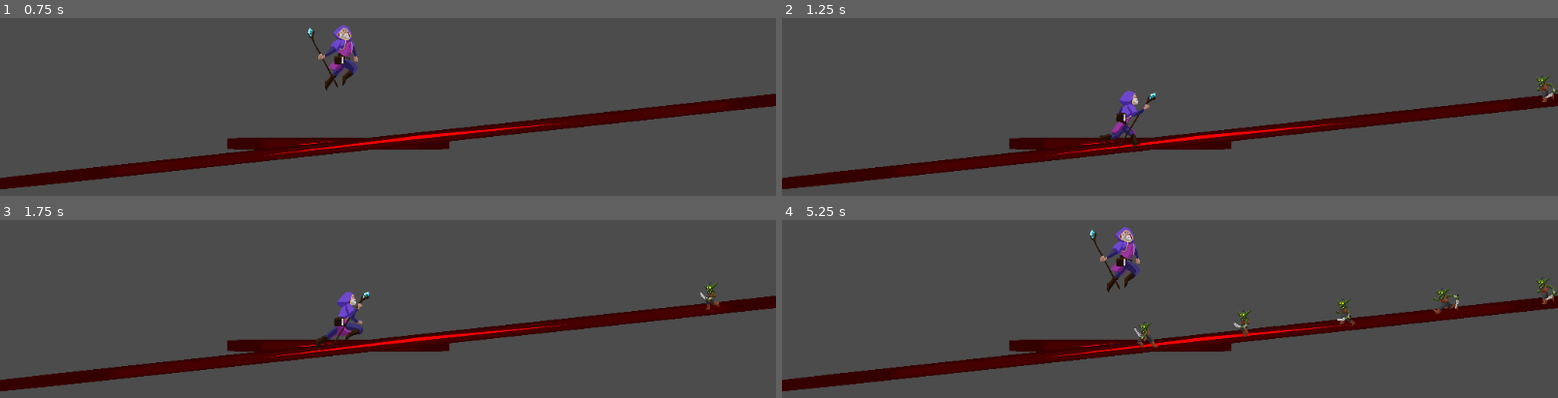
Above: before the commit, frames 1-4 (two rows, left to right).
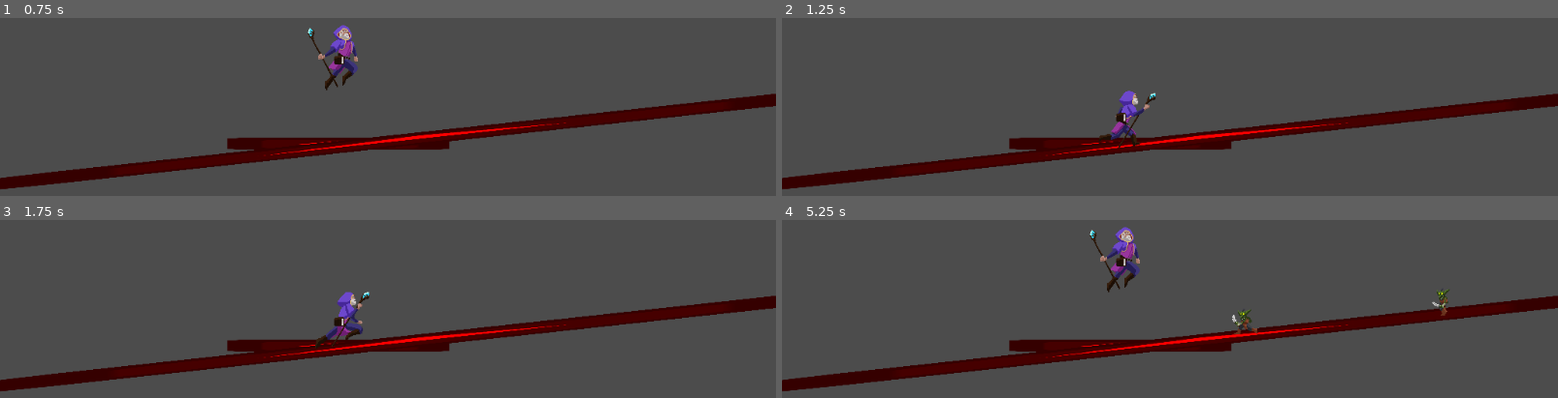
Above: after the commit, the same moments.

Repository: Tuiuiu/gamejaajproject
Game: Godot game, scene res://Scenes/World/World.tscn
The game is run twice, just before and just after one commit, with the same random seed, the same clock (stepped at 60 frames per second) and the same inputs. The engine's default icon, where the game draws it, is replaced by a stand-in: a white triangle on a blue panel in a dark square.
Inputs:
- Up to frame 1 (0.75 s): hold Up (ui_up) from 0.53 s (still down)
- Up to frame 2 (1.25 s): keep holding Up (ui_up)
- Up to frame 3 (1.75 s): keep holding Up (ui_up)
- Up to frame 4 (5.25 s): release Up (ui_up) at 2.03 s; hold Up (ui_up) 2.78-4.28 s; tap Up (ui_up) at 4.52 s; hold Up (ui_up) from 5.03 s (still down)

Frame 1 is identical in both runs. In frame 2, 0.2% of the frame differs, in the area x 97-100%, y 32-48%; in frame 3, 0.1%; in frame 4, 0.9%, in the area x 45-100%, y 32-72%.

Commit message:
Adds new blinking effect when player is damaged and fix time when goblin does damage

Diff:
--- a/GameJaajProject/Scenes/Enemies/Enemy.tscn
+++ b/GameJaajProject/Scenes/Enemies/Enemy.tscn
@@ -27,116 +27,116 @@
 region = Rect2( 450, 0, 150, 150 )
 
 [sub_resource type="AtlasTexture" id=6]
+atlas = ExtResource( 4 )
+region = Rect2( 0, 0, 150, 150 )
+
+[sub_resource type="AtlasTexture" id=7]
+atlas = ExtResource( 4 )
+region = Rect2( 150, 0, 150, 150 )
+
+[sub_resource type="AtlasTexture" id=8]
+atlas = ExtResource( 4 )
+region = Rect2( 300, 0, 150, 150 )
+
+[sub_resource type="AtlasTexture" id=9]
+atlas = ExtResource( 4 )
+region = Rect2( 450, 0, 150, 150 )
+
+[sub_resource type="AtlasTexture" id=10]
+atlas = ExtResource( 3 )
+region = Rect2( 300, 0, 150, 150 )
+
+[sub_resource type="AtlasTexture" id=11]
+atlas = ExtResource( 3 )
+region = Rect2( 450, 0, 150, 150 )
+
+[sub_resource type="AtlasTexture" id=12]
+atlas = ExtResource( 3 )
+region = Rect2( 600, 0, 150, 150 )
+
+[sub_resource type="AtlasTexture" id=13]
+atlas = ExtResource( 3 )
+region = Rect2( 750, 0, 150, 150 )
+
+[sub_resource type="AtlasTexture" id=14]
+atlas = ExtResource( 3 )
+region = Rect2( 900, 0, 150, 150 )
+
+[sub_resource type="AtlasTexture" id=15]
+atlas = ExtResource( 3 )
+region = Rect2( 1050, 0, 150, 150 )
+
+[sub_resource type="AtlasTexture" id=16]
 atlas = ExtResource( 6 )
 region = Rect2( 0, 0, 150, 150 )
 
-[sub_resource type="AtlasTexture" id=7]
+[sub_resource type="AtlasTexture" id=17]
 atlas = ExtResource( 6 )
 region = Rect2( 150, 0, 150, 150 )
 
-[sub_resource type="AtlasTexture" id=8]
+[sub_resource type="AtlasTexture" id=18]
 atlas = ExtResource( 6 )
 region = Rect2( 300, 0, 150, 150 )
 
-[sub_resource type="AtlasTexture" id=9]
+[sub_resource type="AtlasTexture" id=19]
 atlas = ExtResource( 6 )
 region = Rect2( 450, 0, 150, 150 )
 
-[sub_resource type="AtlasTexture" id=10]
+[sub_resource type="AtlasTexture" id=20]
 atlas = ExtResource( 6 )
 region = Rect2( 600, 0, 150, 150 )
 
-[sub_resource type="AtlasTexture" id=11]
+[sub_resource type="AtlasTexture" id=21]
 atlas = ExtResource( 6 )
 region = Rect2( 750, 0, 150, 150 )
 
-[sub_resource type="AtlasTexture" id=12]
+[sub_resource type="AtlasTexture" id=22]
 atlas = ExtResource( 6 )
 region = Rect2( 900, 0, 150, 150 )
 
-[sub_resource type="AtlasTexture" id=13]
+[sub_resource type="AtlasTexture" id=23]
 atlas = ExtResource( 6 )
 region = Rect2( 1050, 0, 150, 150 )
 
-[sub_resource type="AtlasTexture" id=16]
-atlas = ExtResource( 3 )
-region = Rect2( 300, 0, 150, 150 )
-
-[sub_resource type="AtlasTexture" id=17]
-atlas = ExtResource( 3 )
-region = Rect2( 450, 0, 150, 150 )
-
-[sub_resource type="AtlasTexture" id=18]
-atlas = ExtResource( 3 )
-region = Rect2( 600, 0, 150, 150 )
-
-[sub_resource type="AtlasTexture" id=19]
-atlas = ExtResource( 3 )
-region = Rect2( 750, 0, 150, 150 )
-
-[sub_resource type="AtlasTexture" id=20]
-atlas = ExtResource( 3 )
-region = Rect2( 900, 0, 150, 150 )
-
-[sub_resource type="AtlasTexture" id=21]
-atlas = ExtResource( 3 )
-region = Rect2( 1050, 0, 150, 150 )
-
-[sub_resource type="AtlasTexture" id=22]
-atlas = ExtResource( 4 )
+[sub_resource type="AtlasTexture" id=24]
+atlas = ExtResource( 5 )
 region = Rect2( 0, 0, 150, 150 )
 
-[sub_resource type="AtlasTexture" id=23]
-atlas = ExtResource( 4 )
+[sub_resource type="AtlasTexture" id=25]
+atlas = ExtResource( 5 )
 region = Rect2( 150, 0, 150, 150 )
-
-[sub_resource type="AtlasTexture" id=24]
-atlas = ExtResource( 4 )
-region = Rect2( 300, 0, 150, 150 )
-
-[sub_resource type="AtlasTexture" id=25]
-atlas = ExtResource( 4 )
-region = Rect2( 450, 0, 150, 150 )
 
 [sub_resource type="AtlasTexture" id=26]
 atlas = ExtResource( 5 )
-region = Rect2( 0, 0, 150, 150 )
+region = Rect2( 300, 0, 150, 150 )
 
 [sub_resource type="AtlasTexture" id=27]
 atlas = ExtResource( 5 )
-region = Rect2( 150, 0, 150, 150 )
-
-[sub_resource type="AtlasTexture" id=28]
-atlas = ExtResource( 5 )
-region = Rect2( 300, 0, 150, 150 )
-
-[sub_resource type="AtlasTexture" id=29]
-atlas = ExtResource( 5 )
 region = Rect2( 450, 0, 150, 150 )
 
-[sub_resource type="SpriteFrames" id=30]
+[sub_resource type="SpriteFrames" id=28]
 animations = [ {
 "frames": [ SubResource( 2 ), SubResource( 3 ), SubResource( 4 ), SubResource( 5 ) ],
 "loop": true,
 "name": "Idle",
 "speed": 5.0
 }, {
-"frames": [ SubResource( 6 ), SubResource( 7 ), SubResource( 8 ), SubResource( 9 ), SubResource( 10 ), SubResource( 11 ), SubResource( 12 ), SubResource( 13 ) ],
+"frames": [ SubResource( 6 ), SubResource( 7 ), SubResource( 8 ), SubResource( 9 ) ],
+"loop": true,
+"name": "Hit",
+"speed": 7.0
+}, {
+"frames": [ SubResource( 10 ), SubResource( 11 ), SubResource( 12 ), SubResource( 13 ), SubResource( 14 ), SubResource( 15 ) ],
+"loop": true,
+"name": "Attack",
+"speed": 5.0
+}, {
+"frames": [ SubResource( 16 ), SubResource( 17 ), SubResource( 18 ), SubResource( 19 ), SubResource( 20 ), SubResource( 21 ), SubResource( 22 ), SubResource( 23 ) ],
 "loop": true,
 "name": "Run",
 "speed": 7.0
 }, {
-"frames": [ SubResource( 16 ), SubResource( 17 ), SubResource( 18 ), SubResource( 19 ), SubResource( 20 ), SubResource( 21 ) ],
-"loop": true,
-"name": "Attack",
-"speed": 5.0
-}, {
-"frames": [ SubResource( 22 ), SubResource( 23 ), SubResource( 24 ), SubResource( 25 ) ],
-"loop": true,
-"name": "Hit",
-"speed": 7.0
-}, {
-"frames": [ SubResource( 26 ), SubResource( 27 ), SubResource( 28 ), SubResource( 29 ) ],
+"frames": [ SubResource( 24 ), SubResource( 25 ), SubResource( 26 ), SubResource( 27 ) ],
 "loop": true,
 "name": "Death",
 "speed": 5.0
@@ -151,7 +151,7 @@
 shape = SubResource( 1 )
 
 [node name="AnimatedSprite" type="AnimatedSprite" parent="."]
-frames = SubResource( 30 )
+frames = SubResource( 28 )
 animation = "Run"
 frame = 6
 playing = true
--- a/GameJaajProject/Scenes/Enemies/Goblin/Goblin.gd
+++ b/GameJaajProject/Scenes/Enemies/Goblin/Goblin.gd
@@ -1,4 +1,6 @@
 extends "res://Scenes/Enemies/Enemy.gd"
+
+var damage = 0.0
 
 func _ready():
     ._ready()
@@ -6,9 +8,12 @@
 func _physics_process(delta):
     ._physics_process(delta)
 
-func _on_Area2D_body_entered(body):
+func _on_HitStart_body_entered(body):
     if (body.is_in_group("Player")):
         change_state("attack")
         yield($AnimatedSprite, "animation_finished")
-        #body.hp -= 50
         change_state("run")
+
+func _on_HitStart_body_exited(body):
+    if (body.is_in_group("Player")):
+        body.hit(damage)
--- a/GameJaajProject/Scenes/Enemies/Goblin/Goblin.tscn
+++ b/GameJaajProject/Scenes/Enemies/Goblin/Goblin.tscn
@@ -4,20 +4,18 @@
 [ext_resource path="res://Scenes/Enemies/Goblin/Goblin.gd" type="Script" id=2]
 
 [sub_resource type="RectangleShape2D" id=1]
-extents = Vector2( 32.907, 30.3351 )
+extents = Vector2( 22.5888, 30.3351 )
 
 [node name="Goblin" instance=ExtResource( 1 )]
 script = ExtResource( 2 )
 
-[node name="AnimatedSprite" parent="." index="1"]
-frame = 0
-
-[node name="Area2D" type="Area2D" parent="." index="2"]
+[node name="HitStart" type="Area2D" parent="." index="2"]
 position = Vector2( -31.748, 0 )
 collision_layer = 2
 collision_mask = 2
 
-[node name="CollisionShape2D" type="CollisionShape2D" parent="Area2D" index="0"]
-position = Vector2( -28.9701, 0.396843 )
+[node name="CollisionShape2D" type="CollisionShape2D" parent="HitStart" index="0"]
+position = Vector2( -42.0662, 0.793694 )
 shape = SubResource( 1 )
-[connection signal="body_entered" from="Area2D" to="." method="_on_Area2D_body_entered"]
+[connection signal="body_entered" from="HitStart" to="." method="_on_HitStart_body_entered"]
+[connection signal="body_exited" from="HitStart" to="." method="_on_HitStart_body_exited"]
--- a/GameJaajProject/Scenes/Player/Player.gd
+++ b/GameJaajProject/Scenes/Player/Player.gd
@@ -58,8 +58,17 @@
                 $AnimatedSprite.play("idle")
         state = new_state
 
-func _on_Area2D_body_entered(body):
-    if (body.is_in_group("Enemies")):
+func hit(damage):
+    hp = hp - damage
+    if (hp > 0):
         change_state("hit")
+        $AnimationPlayer.play("DamageEffect")
         yield($AnimatedSprite, "animation_finished")
         change_state("run")
+    elif (hp <= 0):
+        die()
+
+func die():
+    change_state("death")
+    yield($AnimatedSprite, "animation_finished")
+    queue_free()
--- a/GameJaajProject/Scenes/Player/Player.tscn
+++ b/GameJaajProject/Scenes/Player/Player.tscn
@@ -10,178 +10,196 @@
 [ext_resource path="res://Assets/Player/Fall.png" type="Texture" id=9]
 [ext_resource path="res://Assets/Player/Attack2.png" type="Texture" id=10]
 
+[sub_resource type="AtlasTexture" id=1]
+atlas = ExtResource( 5 )
+region = Rect2( 0, 0, 231, 190 )
+
+[sub_resource type="AtlasTexture" id=2]
+atlas = ExtResource( 5 )
+region = Rect2( 231, 0, 231, 190 )
+
+[sub_resource type="AtlasTexture" id=3]
+atlas = ExtResource( 5 )
+region = Rect2( 462, 0, 231, 190 )
+
+[sub_resource type="AtlasTexture" id=4]
+atlas = ExtResource( 5 )
+region = Rect2( 693, 0, 231, 190 )
+
+[sub_resource type="AtlasTexture" id=5]
+atlas = ExtResource( 5 )
+region = Rect2( 924, 0, 231, 190 )
+
+[sub_resource type="AtlasTexture" id=6]
+atlas = ExtResource( 10 )
+region = Rect2( 0, 0, 231, 190 )
+
+[sub_resource type="AtlasTexture" id=7]
+atlas = ExtResource( 10 )
+region = Rect2( 231, 0, 231, 190 )
+
+[sub_resource type="AtlasTexture" id=8]
+atlas = ExtResource( 10 )
+region = Rect2( 462, 0, 231, 190 )
+
+[sub_resource type="AtlasTexture" id=9]
+atlas = ExtResource( 10 )
+region = Rect2( 693, 0, 231, 190 )
+
+[sub_resource type="AtlasTexture" id=10]
+atlas = ExtResource( 10 )
+region = Rect2( 924, 0, 231, 190 )
+
+[sub_resource type="AtlasTexture" id=11]
+atlas = ExtResource( 3 )
+region = Rect2( 0, 0, 231, 190 )
+
+[sub_resource type="AtlasTexture" id=12]
+atlas = ExtResource( 3 )
+region = Rect2( 231, 0, 231, 190 )
+
+[sub_resource type="AtlasTexture" id=13]
+atlas = ExtResource( 6 )
+region = Rect2( 0, 0, 231, 190 )
+
+[sub_resource type="AtlasTexture" id=14]
+atlas = ExtResource( 6 )
+region = Rect2( 231, 0, 231, 190 )
+
+[sub_resource type="AtlasTexture" id=15]
+atlas = ExtResource( 6 )
+region = Rect2( 462, 0, 231, 190 )
+
+[sub_resource type="AtlasTexture" id=16]
+atlas = ExtResource( 6 )
+region = Rect2( 693, 0, 231, 190 )
+
 [sub_resource type="AtlasTexture" id=17]
-atlas = ExtResource( 5 )
-region = Rect2( 0, 0, 231, 190 )
+atlas = ExtResource( 6 )
+region = Rect2( 924, 0, 231, 190 )
 
 [sub_resource type="AtlasTexture" id=18]
-atlas = ExtResource( 5 )
-region = Rect2( 231, 0, 231, 190 )
+atlas = ExtResource( 9 )
+region = Rect2( 0, 0, 231, 190 )
 
 [sub_resource type="AtlasTexture" id=19]
-atlas = ExtResource( 5 )
-region = Rect2( 462, 0, 231, 190 )
+atlas = ExtResource( 9 )
+region = Rect2( 231, 0, 231, 190 )
 
 [sub_resource type="AtlasTexture" id=20]
-atlas = ExtResource( 5 )
-region = Rect2( 693, 0, 231, 190 )
+atlas = ExtResource( 4 )
+region = Rect2( 231, 0, 231, 190 )
 
 [sub_resource type="AtlasTexture" id=21]
-atlas = ExtResource( 5 )
-region = Rect2( 924, 0, 231, 190 )
+atlas = ExtResource( 4 )
+region = Rect2( 462, 0, 231, 190 )
 
 [sub_resource type="AtlasTexture" id=22]
-atlas = ExtResource( 10 )
-region = Rect2( 0, 0, 231, 190 )
+atlas = ExtResource( 4 )
+region = Rect2( 693, 0, 231, 190 )
 
 [sub_resource type="AtlasTexture" id=23]
-atlas = ExtResource( 10 )
-region = Rect2( 231, 0, 231, 190 )
+atlas = ExtResource( 8 )
+region = Rect2( 0, 0, 231, 190 )
 
 [sub_resource type="AtlasTexture" id=24]
-atlas = ExtResource( 10 )
-region = Rect2( 462, 0, 231, 190 )
+atlas = ExtResource( 8 )
+region = Rect2( 231, 0, 231, 190 )
 
 [sub_resource type="AtlasTexture" id=25]
-atlas = ExtResource( 10 )
-region = Rect2( 693, 0, 231, 190 )
+atlas = ExtResource( 8 )
+region = Rect2( 462, 0, 231, 190 )
 
 [sub_resource type="AtlasTexture" id=26]
-atlas = ExtResource( 10 )
-region = Rect2( 924, 0, 231, 190 )
+atlas = ExtResource( 8 )
+region = Rect2( 693, 0, 231, 190 )
 
 [sub_resource type="AtlasTexture" id=27]
-atlas = ExtResource( 9 )
-region = Rect2( 0, 0, 231, 190 )
+atlas = ExtResource( 8 )
+region = Rect2( 924, 0, 231, 190 )
 
 [sub_resource type="AtlasTexture" id=28]
-atlas = ExtResource( 9 )
-region = Rect2( 231, 0, 231, 190 )
+atlas = ExtResource( 7 )
+region = Rect2( 0, 0, 231, 190 )
 
 [sub_resource type="AtlasTexture" id=29]
-atlas = ExtResource( 3 )
-region = Rect2( 0, 0, 231, 190 )
+atlas = ExtResource( 7 )
+region = Rect2( 231, 0, 231, 190 )
 
 [sub_resource type="AtlasTexture" id=30]
-atlas = ExtResource( 3 )
-region = Rect2( 231, 0, 231, 190 )
-
-[sub_resource type="AtlasTexture" id=12]
-atlas = ExtResource( 6 )
-region = Rect2( 0, 0, 231, 190 )
-
-[sub_resource type="AtlasTexture" id=13]
-atlas = ExtResource( 6 )
-region = Rect2( 231, 0, 231, 190 )
-
-[sub_resource type="AtlasTexture" id=14]
-atlas = ExtResource( 6 )
-region = Rect2( 462, 0, 231, 190 )
-
-[sub_resource type="AtlasTexture" id=15]
-atlas = ExtResource( 6 )
-region = Rect2( 693, 0, 231, 190 )
-
-[sub_resource type="AtlasTexture" id=16]
-atlas = ExtResource( 6 )
-region = Rect2( 924, 0, 231, 190 )
+atlas = ExtResource( 7 )
+region = Rect2( 462, 0, 231, 190 )
 
 [sub_resource type="AtlasTexture" id=31]
-atlas = ExtResource( 8 )
-region = Rect2( 0, 0, 231, 190 )
+atlas = ExtResource( 7 )
+region = Rect2( 693, 0, 231, 190 )
 
 [sub_resource type="AtlasTexture" id=32]
-atlas = ExtResource( 8 )
-region = Rect2( 231, 0, 231, 190 )
-
-[sub_resource type="AtlasTexture" id=33]
-atlas = ExtResource( 8 )
-region = Rect2( 462, 0, 231, 190 )
-
-[sub_resource type="AtlasTexture" id=34]
-atlas = ExtResource( 8 )
-region = Rect2( 693, 0, 231, 190 )
-
-[sub_resource type="AtlasTexture" id=35]
-atlas = ExtResource( 8 )
-region = Rect2( 924, 0, 231, 190 )
-
-[sub_resource type="AtlasTexture" id=36]
-atlas = ExtResource( 4 )
-region = Rect2( 231, 0, 231, 190 )
-
-[sub_resource type="AtlasTexture" id=37]
-atlas = ExtResource( 4 )
-region = Rect2( 462, 0, 231, 190 )
-
-[sub_resource type="AtlasTexture" id=38]
-atlas = ExtResource( 4 )
-region = Rect2( 693, 0, 231, 190 )
-
-[sub_resource type="AtlasTexture" id=39]
-atlas = ExtResource( 7 )
-region = Rect2( 0, 0, 231, 190 )
-
-[sub_resource type="AtlasTexture" id=40]
-atlas = ExtResource( 7 )
-region = Rect2( 231, 0, 231, 190 )
-
-[sub_resource type="AtlasTexture" id=41]
-atlas = ExtResource( 7 )
-region = Rect2( 462, 0, 231, 190 )
-
-[sub_resource type="AtlasTexture" id=42]
-atlas = ExtResource( 7 )
-region = Rect2( 693, 0, 231, 190 )
-
-[sub_resource type="AtlasTexture" id=43]
-atlas = ExtResource( 7 )
-region = Rect2( 924, 0, 231, 190 )
-
-[sub_resource type="SpriteFrames" id=44]
+atlas = ExtResource( 7 )
+region = Rect2( 924, 0, 231, 190 )
+
+[sub_resource type="SpriteFrames" id=33]
 animations = [ {
-"frames": [ SubResource( 17 ), SubResource( 18 ), SubResource( 19 ), SubResource( 20 ), SubResource( 21 ) ],
+"frames": [ SubResource( 1 ), SubResource( 2 ), SubResource( 3 ), SubResource( 4 ), SubResource( 5 ) ],
 "loop": true,
 "name": "idle",
 "speed": 5.0
 }, {
-"frames": [ SubResource( 22 ), SubResource( 23 ), SubResource( 24 ), SubResource( 25 ), SubResource( 26 ) ],
+"frames": [ SubResource( 6 ), SubResource( 7 ), SubResource( 8 ), SubResource( 9 ), SubResource( 10 ) ],
 "loop": true,
 "name": "Attack 2",
 "speed": 5.0
 }, {
-"frames": [ SubResource( 27 ), SubResource( 28 ) ],
+"frames": [ SubResource( 11 ), SubResource( 12 ) ],
+"loop": true,
+"name": "Jump",
+"speed": 5.0
+}, {
+"frames": [ SubResource( 13 ), SubResource( 14 ), SubResource( 15 ), SubResource( 16 ), SubResource( 17 ) ],
+"loop": true,
+"name": "Attack 1",
+"speed": 5.0
+}, {
+"frames": [ SubResource( 18 ), SubResource( 19 ) ],
 "loop": true,
 "name": "Fall",
 "speed": 5.0
 }, {
-"frames": [ SubResource( 29 ), SubResource( 30 ) ],
-"loop": true,
-"name": "Jump",
-"speed": 5.0
-}, {
-"frames": [ SubResource( 12 ), SubResource( 13 ), SubResource( 14 ), SubResource( 15 ), SubResource( 16 ) ],
-"loop": true,
-"name": "Attack 1",
-"speed": 5.0
-}, {
-"frames": [ SubResource( 31 ), SubResource( 32 ), SubResource( 33 ), SubResource( 34 ), SubResource( 35 ) ],
+"frames": [ SubResource( 20 ), SubResource( 21 ), SubResource( 22 ) ],
+"loop": true,
+"name": "Hit",
+"speed": 3.0
+}, {
+"frames": [ SubResource( 23 ), SubResource( 24 ), SubResource( 25 ), SubResource( 26 ), SubResource( 27 ) ],
 "loop": true,
 "name": "Run",
 "speed": 7.0
 }, {
-"frames": [ SubResource( 36 ), SubResource( 37 ), SubResource( 38 ) ],
-"loop": true,
-"name": "Hit",
-"speed": 3.0
-}, {
-"frames": [ SubResource( 39 ), SubResource( 40 ), SubResource( 41 ), SubResource( 42 ), SubResource( 43 ) ],
+"frames": [ SubResource( 28 ), SubResource( 29 ), SubResource( 30 ), SubResource( 31 ), SubResource( 32 ) ],
 "loop": true,
 "name": "Death",
 "speed": 5.0
 } ]
 
-[sub_resource type="RectangleShape2D" id=45]
+[sub_resource type="Animation" id=35]
+resource_name = "DamageEffect"
+tracks/0/type = "value"
+tracks/0/path = NodePath(".:modulate")
+tracks/0/interp = 1
+tracks/0/loop_wrap = true
+tracks/0/imported = false
+tracks/0/enabled = true
+tracks/0/keys = {
+"times": PoolRealArray( 0, 0.2, 0.4, 0.6, 0.8, 1 ),
+"transitions": PoolRealArray( 1, 1, 1, 1, 1, 1 ),
+"update": 0,
+"values": [ Color( 1, 1, 1, 0.498039 ), Color( 1, 1, 1, 1 ), Color( 1, 1, 1, 0.498039 ), Color( 1, 1, 1, 1 ), Color( 1, 1, 1, 0.498039 ), Color( 1, 1, 1, 1 ) ]
+}
+
+[sub_resource type="Animation" id=36]
+resource_name = "Default"
+
+[sub_resource type="RectangleShape2D" id=34]
 extents = Vector2( 32, 32 )
 
 [node name="Player" type="KinematicBody2D" groups=[
@@ -194,17 +212,20 @@
 [node name="Spells" type="Node2D" parent="."]
 
 [node name="AnimatedSprite" type="AnimatedSprite" parent="."]
-frames = SubResource( 44 )
-animation = "Hit"
+frames = SubResource( 33 )
+animation = "Run"
+frame = 2
 playing = true
 
+[node name="AnimationPlayer" type="AnimationPlayer" parent="."]
+anims/DamageEffect = SubResource( 35 )
+anims/Default = SubResource( 36 )
+
 [node name="CollisionShape2D" type="CollisionShape2D" parent="."]
-shape = SubResource( 45 )
+shape = SubResource( 34 )
 
 [node name="Area2D" type="Area2D" parent="."]
 
 [node name="CollisionShape2D2" type="CollisionShape2D" parent="Area2D"]
-shape = SubResource( 45 )
+shape = SubResource( 34 )
 [connection signal="tree_entered" from="CollisionShape2D" to="." method="_on_CollisionShape2D_tree_entered"]
-[connection signal="body_entered" from="Area2D" to="." method="_on_Area2D_body_entered"]
-[connection signal="tree_entered" from="Area2D/CollisionShape2D2" to="." method="_on_CollisionShape2D_tree_entered"]
--- a/GameJaajProject/Scenes/World/World.tscn
+++ b/GameJaajProject/Scenes/World/World.tscn
@@ -53,4 +53,5 @@
 script = ExtResource( 4 )
 
 [node name="Timer" type="Timer" parent="Enemies"]
+wait_time = 2.0
 [connection signal="timeout" from="Enemies/Timer" to="Enemies" method="_on_Timer_timeout"]
Not shown: 1 places in GameJaajProject/Scenes/Player/Player.tscn that only renumber resources
